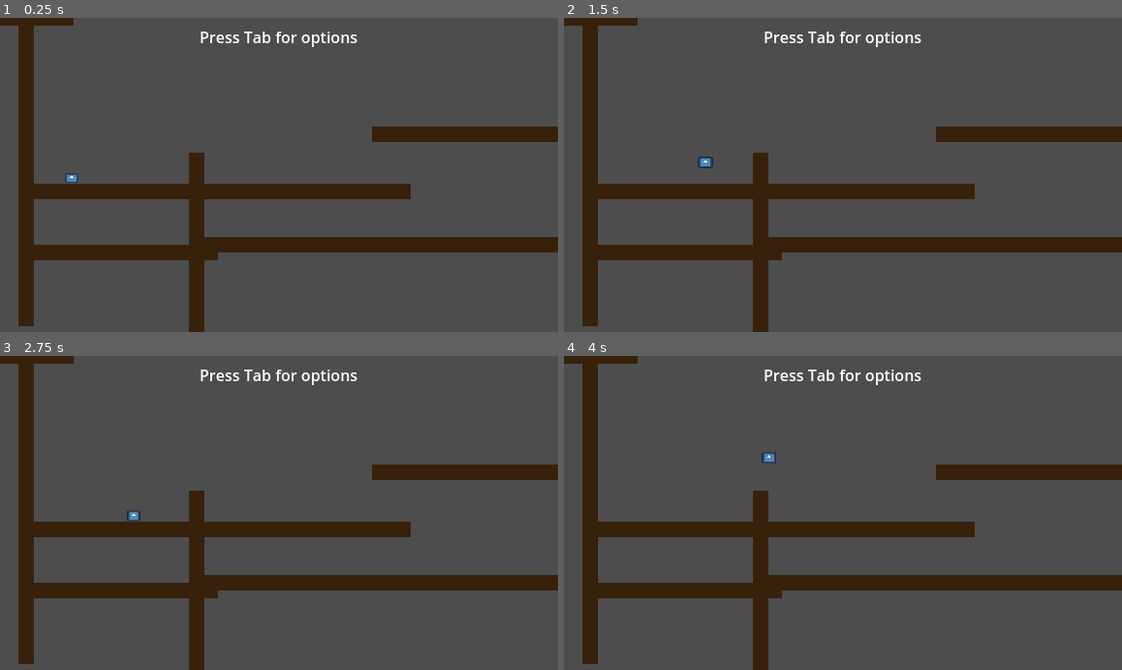
Above: before the commit, frames 1-4 (two rows, left to right).
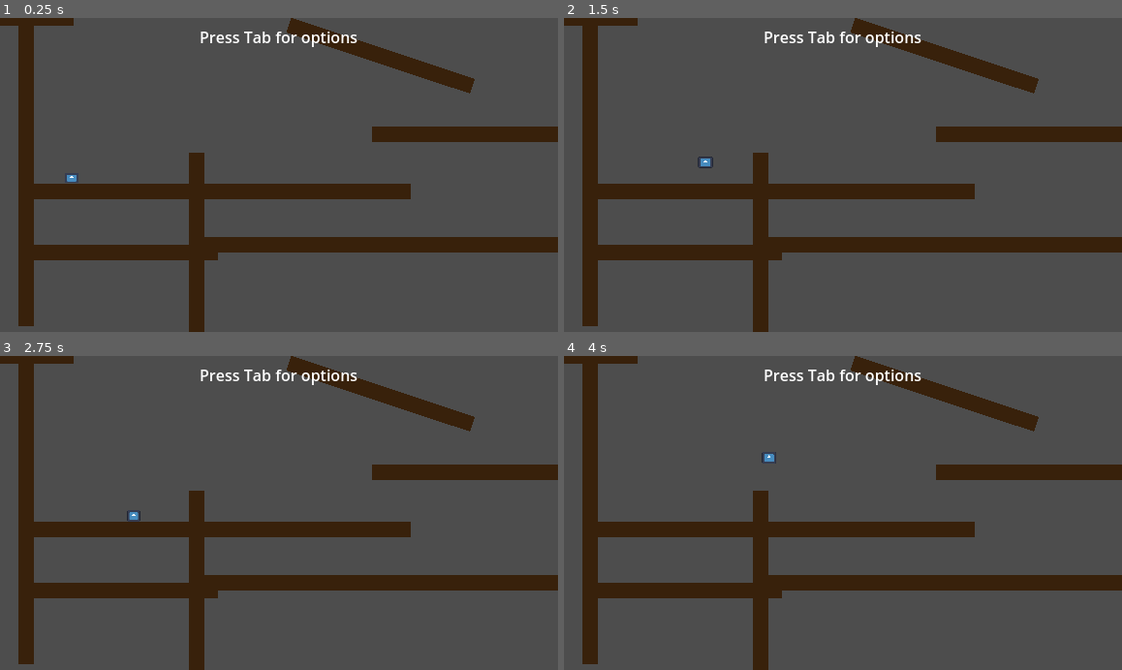
Above: after the commit, the same moments.

Repository: greatmomo/Advanced-Character-Controller
Game: Godot game, scene res://world.tscn
Two runs of this game, one before a commit and one after it. Both use one fixed random seed, a clock stepped at 60 frames per second and the inputs below. The engine's default icon, where the game draws it, is replaced by a stand-in: a white triangle on a blue panel in a dark square.
Inputs:
- Up to frame 1 (0.25 s): no input
- Up to frame 2 (1.5 s): tap Enter at 0.5 s; hold Space (jump) 0.53-1.28 s; hold D (move_right) from 0.53 s (still down); tap Ctrl (dash) at 0.6 s; tap Space (jump) at 1.35 s
- Up to frame 3 (2.75 s): tap Space (jump) at 1.52, 1.82 s; tap Ctrl (dash) at 1.55, 2.1 s; release D (move_right) at 2.03 s; hold A (move_left) from 2.03 s (still down); hold Space (jump) from 2.03 s (still down)
- Up to frame 4 (4 s): release A (move_left) at 2.78 s; release Space (jump) at 2.78 s; hold D (move_right) from 2.78 s (still down); tap Tab (show_ui) at 2.85 s; tap Space (jump) at 3.02, 3.32 s; tap Ctrl (dash) at 3.05, 3.6 s; hold Space (jump) from 3.53 s (still down)

The runs differ from the first frame. In frame 1, 1.6% of the frame differs, in the area x 51-86%, y 0-25%; in frame 2, 1.6%; in frame 3, 1.6%; in frame 4, 1.6%.

Commit message:
update glide defaults

Diff:
--- a/Player/player.gd
+++ b/Player/player.gd
@@ -5,7 +5,7 @@
 @export var speed := 80 # speed 20 and jump 200 for mud effect
 @export var jump_impulse := 400
 @export var gravity := 1200
-@export var acceleration := 20 # accel and friction = 2 for ice
+@export var acceleration := 20 # accel and friction = 2, speed 150 for ice effect
 @export var friction := 13
 @export var air_friction := 4
 
@@ -33,8 +33,8 @@
 
 @export_category("glide")
 @export var can_glide := false
-@export var glide_fall_speed := 20.0
-@export var glide_speed_adjust := 1.5
+@export var glide_fall_speed := 25.0
+@export var glide_speed_adjust := 1.3
 
 var orientation := 1.0
 var previous_velocity := Vector2.ZERO
--- a/world.gd
+++ b/world.gd
@@ -40,31 +40,31 @@
 		player.can_wall_jump = false
 
 func _on_wall_gravity_value_changed(value):
-	player.wall_gravity_ratio = wall_gravity.get_value()
+	player.wall_gravity_ratio = value
 
 func _on_wall_jump_distance_value_changed(value):
-	player.wall_jump_distance = wall_jump_distance.get_value()
+	player.wall_jump_distance = value
 
 func _on_speed_value_changed(value):
-	player.speed = speed.get_value()
+	player.speed = value
 
 func _on_acceleration_value_changed(value):
-	player.acceleration = acceleration.get_value()
+	player.acceleration = value
 
 func _on_jump_strength_value_changed(value):
-	player.jump_impulse = jump_strength.get_value()
+	player.jump_impulse = value
 
 func _on_gravity_value_changed(value):
-	player.gravity = gravity.get_value()
+	player.gravity = value
 
 func _on_friction_value_changed(value):
-	player.friction = friction.get_value()
+	player.friction = value
 
 func _on_air_friction_value_changed(value):
-	player.air_friction = air_friction.get_value()
+	player.air_friction = value
 
 func _on_max_air_jumps_value_changed(value):
-	player.max_air_jumps = max_air_jumps.get_value()
+	player.max_air_jumps =value
 
 func _on_dash_pressed():
 	if dash.is_pressed():
@@ -73,16 +73,16 @@
 		player.can_dash = false
 
 func _on_dash_time_value_changed(value):
-	player.dash_time = dash_time.get_value()
+	player.dash_time = value
 
 func _on_dash_velocity_value_changed(value):
-	player.dash_velocity = dash_velocity.get_value()
+	player.dash_velocity = value
 
 func _on_coyote_time_value_changed(value):
-	player.coyote_time_val = coyote_time.get_value()
+	player.coyote_time_val = value
 
 func _on_jump_buffer_time_value_changed(value):
-	player.jump_buffer_time = jump_buffer_time.get_value()
+	player.jump_buffer_time = value
 
 func _on_glide_pressed():
 	if glide.is_pressed():
@@ -91,7 +91,7 @@
 		player.can_glide = false
 
 func _on_glide_fall_speed_value_changed(value):
-	player.glide_fall_speed = glide_fall_speed.get_value()
+	player.glide_fall_speed = value
 
 func _on_glide_speed_adjust_value_changed(value):
-	player.glide_speed_adjust = glide_speed_adjust.get_value()
+	player.glide_speed_adjust = value
--- a/world.tscn
+++ b/world.tscn
@@ -49,6 +49,10 @@
 
 [node name="Platform4" parent="Platforms" instance=ExtResource("3_08awg")]
 position = Vector2(424, 120)
+
+[node name="Platform13" parent="Platforms" instance=ExtResource("3_08awg")]
+position = Vector2(336, 20)
+rotation = 0.321085
 
 [node name="Platform7" parent="Platforms" instance=ExtResource("3_08awg")]
 position = Vector2(424, 234)
@@ -333,7 +337,7 @@
 [node name="GlideFallSpeed" type="SpinBox" parent="UI/UIContainer/PanelContainer/VBoxContainer/Glide/HBoxContainer2"]
 layout_mode = 2
 theme = ExtResource("4_ixx57")
-value = 20.0
+value = 25.0
 
 [node name="HBoxContainer3" type="HBoxContainer" parent="UI/UIContainer/PanelContainer/VBoxContainer/Glide"]
 layout_mode = 2
@@ -349,7 +353,7 @@
 min_value = 0.1
 max_value = 5.0
 step = 0.1
-value = 1.5
+value = 1.3
 
 [node name="InfoTextContainer" type="MarginContainer" parent="UI"]
 anchors_preset = 5
